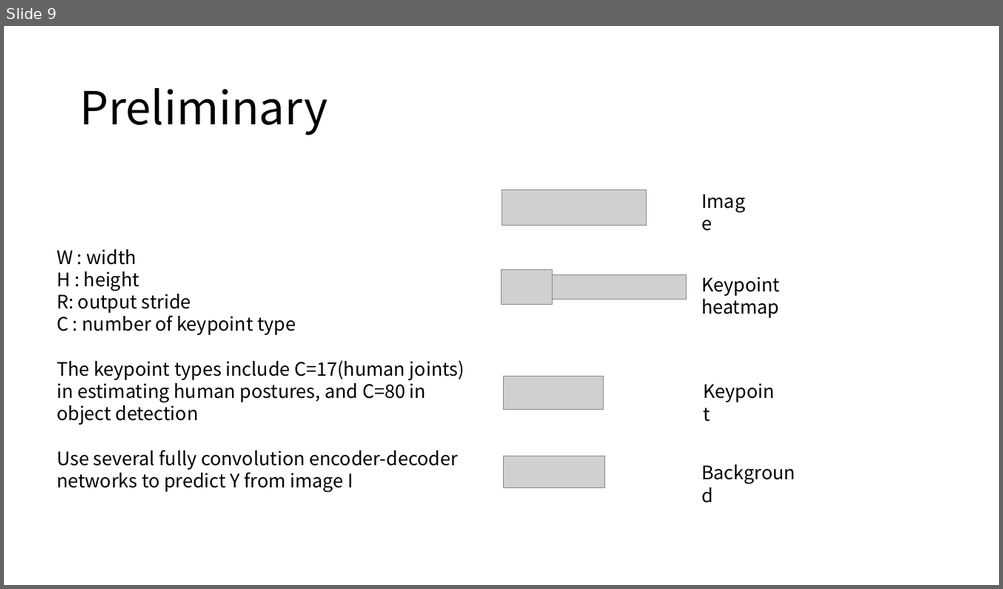
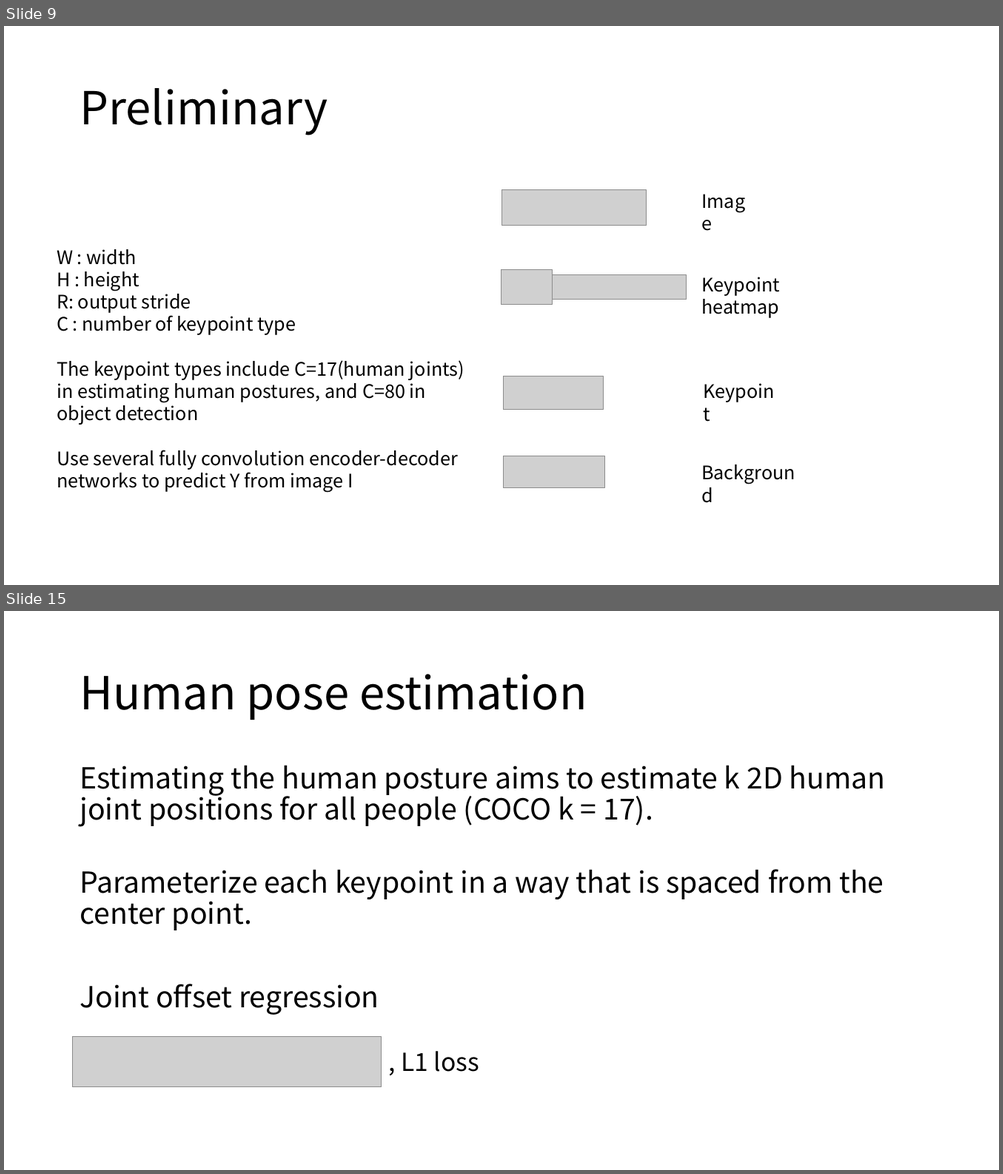
Before and after one commit to jjeamin/jjeamin.github.io, a slide deck: _posts/ppt/CenterNet.pptx. Shown one above the other, each under a label of ours: slide 9 before the commit, slides 9 and 15 after it; the slides between them are not shown. The pictures are 1003x589 and 1003x1174 pixels, drawn with LibreOffice and Linux fonts; fonts in the diff are those of the drawing; grey boxes stand for pictures. Boxes give left, top, right and bottom in pixels: in the first picture for what was removed or moved away, otherwise in the second. Text is boxed around its words. In the diff, an @@ line names an element or a change of style, - is before the commit and + after.

Commit message:
UPDATE centernet

```diff
--- a/_posts/ppt/CenterNet.pptx
+++ b/_posts/ppt/CenterNet.pptx
@@ slide 15 added at [4, 611, 999, 1170], background #FFFFFF @@
@@ title added at [79, 674, 587, 720], 44 pt, text #000000 @@
+Human pose estimation
@@ text added at [79, 765, 885, 1015], 28 pt, text #000000 @@
+Estimating the human posture aims to estimate k 2D human joint positions for all people (COCO k = 17).
+Parameterize each keypoint in a way that is spaced from the center point.
+Joint offset regression
@@ picture added at [73, 1037, 381, 1088] @@
@@ text added at [401, 1051, 479, 1072], 24 pt, text #000000 @@
+, L1 loss
```
Also in this commit, not shown: 1 slide changed, 14 other slides added, 1 other file.
